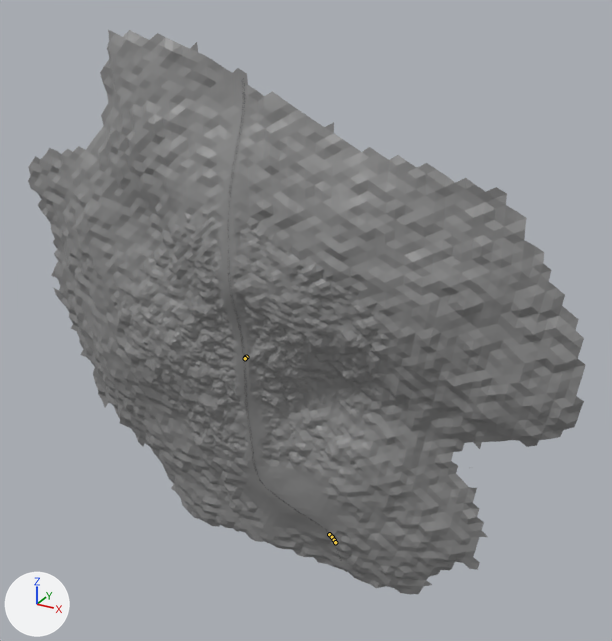
One commit to the FBX model assets/obj_signpost.fbx: the scene before it, then after it.
The view is the same before and after, from a 50 mm lens placed at (4173.0, -8074.0, 3586.0), pointed at (398.0, -1210.0, 154.0). The lights are fixed; the arrows at lower left show +X, +Y and +Z. Both versions are drawn at frame 75 of the action 'Armature|CameraAction.002'; the numbers are the values there. The bones that bend it are drawn over the model as lines.

In view in the first picture: 'floor'.
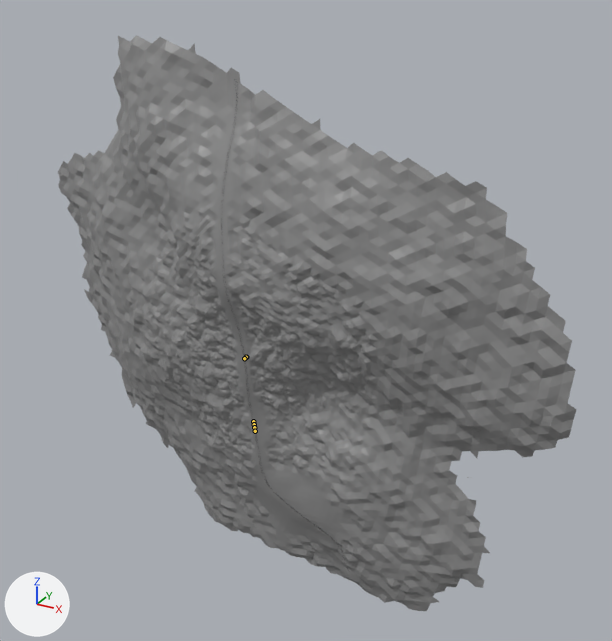
What changed in the scene script:
```text
Change bone_rig_object:
    where bone_rig_object = bpy.data.objects['Armature']  # the whole rig 'Armature'
    bone_rig_object.rotation_euler: (1.658, 0.0, 0.0175) -> (1.658, -0.0524, -0.14)  # degrees (95, 0, 1) -> degrees (95, -3, -8)
Change bone_b_train1:
    where bone_b_train1 = bpy.data.objects['Armature'].pose.bones['b_train1']
    bone_b_train1.location: (793.5, -155.7, 2174.4) -> (-57.4, -61.0, 859.6)
    bone_b_train1.rotation_quaternion: (0.933, 0.063, 0.355, -0.005) -> (1.0, 0.016, 0.021, 0.0)  # degrees (9, 42, 3) -> degrees (2, 2, 0)
Change bone_b_train2:
    where bone_b_train2 = bpy.data.objects['Armature'].pose.bones['b_train2']
    bone_b_train2.location: (818.5, -160.4, 2165.6) -> (-55.8, -62.2, 859.5)
    bone_b_train2.rotation_quaternion: (0.953, 0.064, 0.297, -0.003) -> (1.0, 0.016, 0.021, 0.0)  # degrees (8, 34, 2) -> degrees (2, 2, 0)
Change bone_b_train3:
    where bone_b_train3 = bpy.data.objects['Armature'].pose.bones['b_train3']
    bone_b_train3.location: (838.5, -165.4, 2160.2) -> (-54.0, -63.4, 859.5)
    bone_b_train3.rotation_quaternion: (0.972, 0.065, 0.225, -0.001) -> (1.0, 0.016, 0.021, 0.0)  # degrees (8, 26, 2) -> degrees (2, 2, 0)
Change bone_b_train4:
    where bone_b_train4 = bpy.data.objects['Armature'].pose.bones['b_train4']
    bone_b_train4.location: (850.0, -170.2, 2158.5) -> (-52.4, -64.6, 859.4)
    bone_b_train4.rotation_quaternion: (0.994, 0.063, 0.094, 0.005) -> (1.0, 0.016, 0.021, 0.0)  # degrees (7, 11, 1) -> degrees (2, 2, 0)
```

Pixel boxes (x1, y1, x2, y2) of what changed, in the pictures (612 x 641 px):
'floor', posed (7% narrower): before (28, 30, 585, 594); after (58, 35, 577, 611)
bone 'b_train1', root to tip: before (329, 534) to (329, 534); after (253, 421) to (253, 421)
bone 'b_train2', root to tip: before (332, 537) to (332, 537); after (254, 424) to (254, 424)
bone 'b_train3', root to tip: before (334, 540) to (334, 540); after (254, 427) to (254, 427)
bone 'b_train4', root to tip: before (335, 542) to (335, 542); after (255, 431) to (255, 431)
